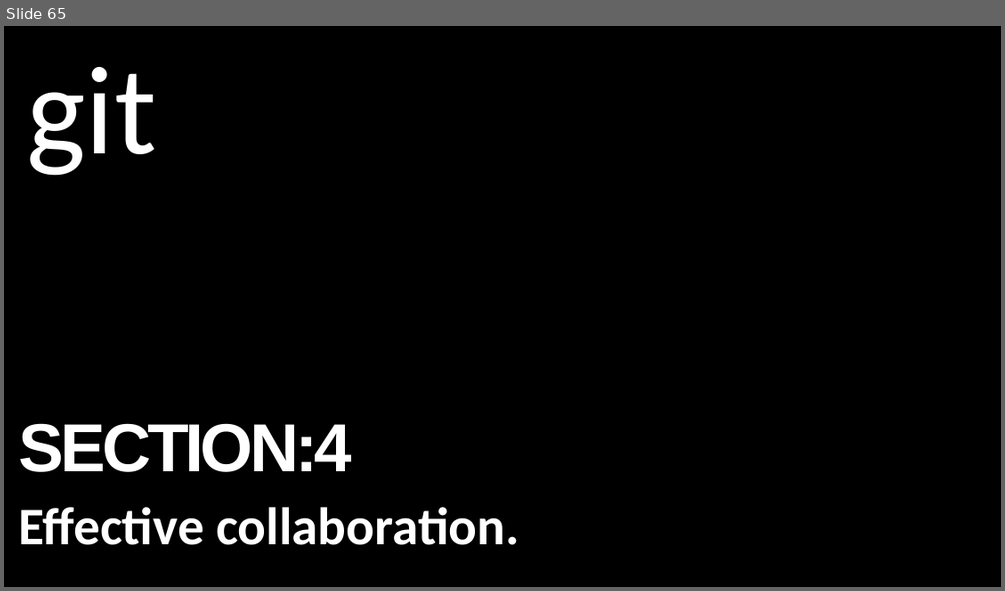
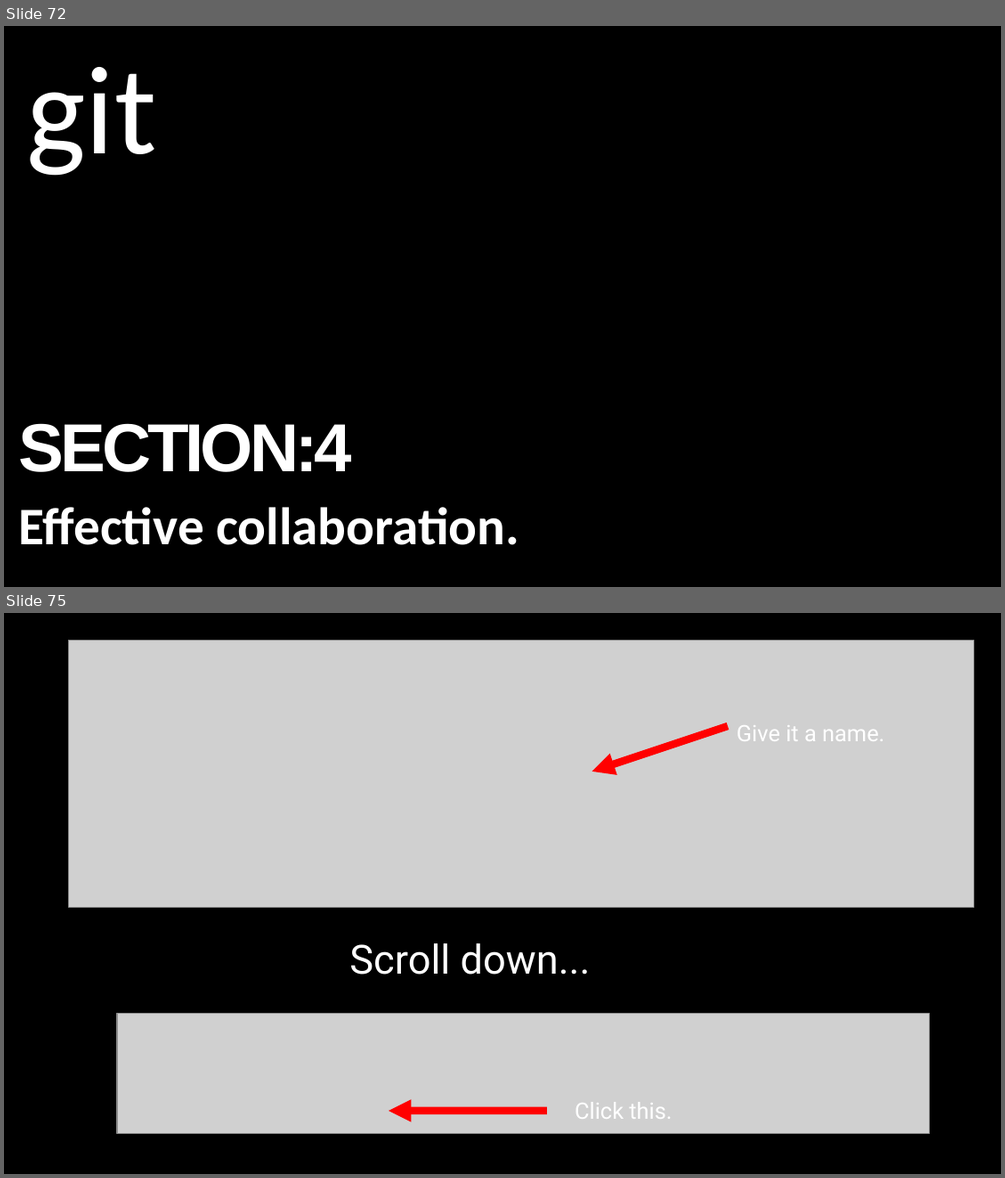
Before and after one commit to alexacallmebaka/htmlflasksql, a slide deck: slides/deck.odp. Shown one above the other, each under a label of ours: slide 65 before the commit, slides 72 and 75 after it; the slides between them are not shown. The pictures are 1005x591 and 1005x1178 pixels, drawn with LibreOffice and Linux fonts; fonts in the diff are those of the drawing; grey boxes stand for pictures. Boxes give left, top, right and bottom in pixels: in the first picture for what was removed or moved away, otherwise in the second. Text is boxed around its words. In the diff, an @@ line names an element or a change of style, - is before the commit and + after.

```diff
--- a/slides/deck.odp
+++ b/slides/deck.odp
@@ slide 75 added at [4,613,1001,1174], background #000000 @@
@@ picture added at [68,640,974,907] @@
@@ arrow added from (728, 726) to (592, 771), #FF0000 6.01 pt @@
@@ text added at [736,725,884,741], 18 pt, text #FFFFFF @@
+Give it a name.
@@ text added at [349,943,591,974], 32 pt, text #FFFFFF @@
+Scroll down...
@@ picture added at [117,1013,930,1133] @@
@@ arrow added from (547, 1111) to (388, 1111), #FF0000 6.01 pt @@
@@ text added at [574,1102,672,1119], 18 pt, text #FFFFFF @@
+Click this.
@@ what was slide 65 is now slide 72 @@
```
Also in this commit, not shown: 4 slides changed, 18 other slides added, 3 slides removed, 1 other file.
